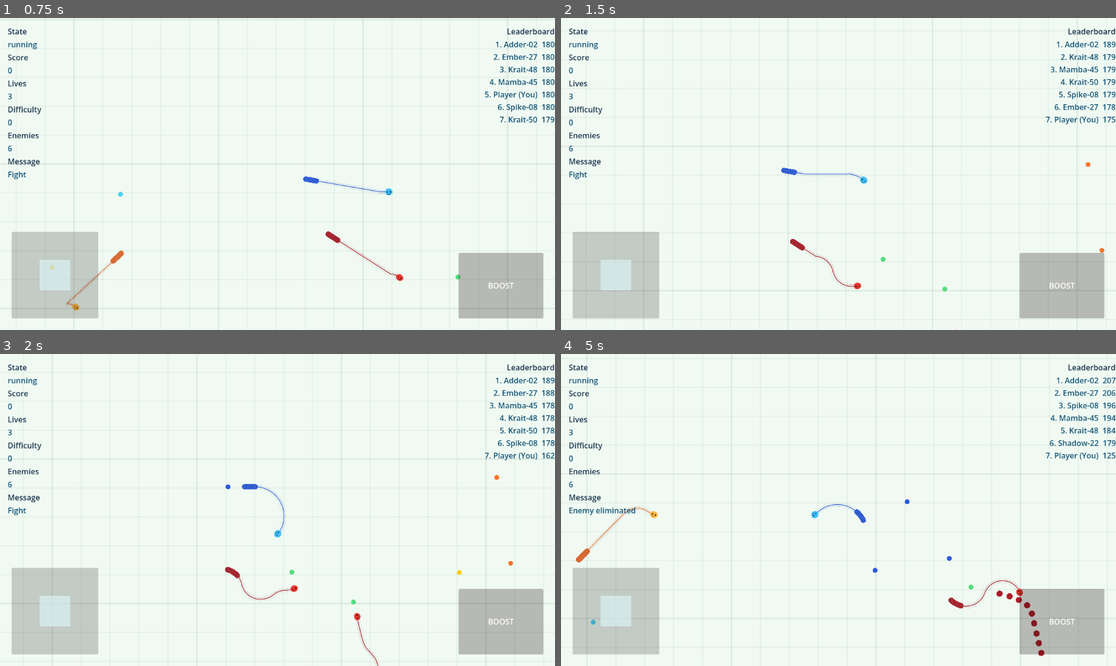
Above: before the commit, frames 1-4 (two rows, left to right).
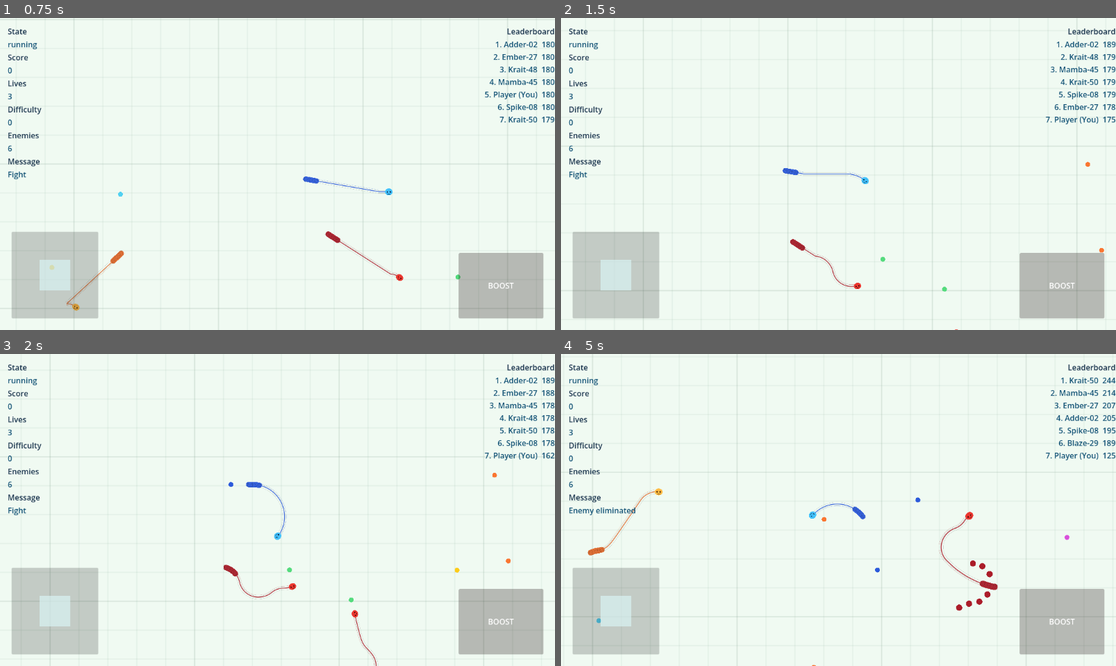
Above: after the commit, the same moments.

Repository: Jlu-waterbrother/snake_combat
Game: Godot game, scene res://scenes/main/main.tscn
Same seed, same stepped clock (60 frames per second), same inputs: the game is played once before the commit and once after it.
Inputs (mouse positions are in pixels of both pictures, inside the frame that each line leads up to):
- Up to frame 1 (0.75 s): click "Start Match" at 0.5 s
- Up to frame 2 (1.5 s): tap Enter at 1.25 s; move the mouse to (960, 158) at 1.27 s; hold D (turn_right) from 1.28 s (still down); hold Shift (boost) from 1.28 s (still down); click (960, 158) at 1.42 s
- Up to frame 3 (2 s): keep holding D (turn_right); keep holding Shift (boost)
- Up to frame 4 (5 s): release D (turn_right) at 2 s; release Shift (boost) at 2 s; drag from (727, 525) to (916, 616) at 2.02 s; move the mouse to (894, 441) at 2.77 s; hold D (turn_right) 2.78-3.5 s; hold Shift (boost) 2.78-3.5 s; drag from (810, 572) to (821, 494) at 3.52 s; move the mouse to (1005, 556) at 4.27 s; hold A (turn_left) from 4.28 s (still down); hold Shift (boost) from 4.28 s (still down)

Frame 1 is identical in both runs. In frame 2, 0.1% of the frame differs, in the area x 39-98%, y 46-100%; in frame 3, 0.7%; in frame 4, 2.1%, in the area x 0-100%, y 0-100%.

Commit message:
蛇的长度与速度无关， 食物刷新机制修复

Diff:
--- a/resources/config/default_movement_config.tres
+++ b/resources/config/default_movement_config.tres
@@ -5,6 +5,6 @@
 [resource]
 script = ExtResource("1")
 base_speed = 123.75
-boost_speed = 191.25
+boost_speed = 210.0
 turn_rate_deg_per_second = 180.0
 segment_spacing = 10.0
--- a/scripts/config/movement_config.gd
+++ b/scripts/config/movement_config.gd
@@ -2,6 +2,6 @@
 class_name MovementConfig
 
 @export var base_speed: float = 123.75
-@export var boost_speed: float = 191.25
+@export var boost_speed: float = 210.0
 @export var turn_rate_deg_per_second: float = 180.0
 @export var segment_spacing: float = 10.0
--- a/scripts/managers/food_manager.gd
+++ b/scripts/managers/food_manager.gd
@@ -290,5 +290,5 @@
 	_inactive_food.append(food_node)
 	food_eaten.emit(snake_id, amount)
 
-	if respawn_on_consume:
+	if respawn_on_consume and (max_active_food_count <= 0 or _active_food.size() < max_active_food_count):
 		_spawn_food_at_position(_sample_spawn_point(), 1)
--- a/scripts/snake/player_snake.gd
+++ b/scripts/snake/player_snake.gd
@@ -11,7 +11,7 @@
 @export var movement_config: Resource
 @export var skin: Resource
 @export var default_base_speed: float = 123.75
-@export var default_boost_speed: float = 191.25
+@export var default_boost_speed: float = 210.0
 @export var boost_body_drain_per_second: float = 18.0
 @export var min_body_length_for_boost: float = 120.0
 @export var min_body_length: float = 80.0
@@ -97,9 +97,8 @@
 	var turn_rate_deg: float = _config_number("turn_rate_deg_per_second", default_turn_rate_deg_per_second)
 	_segment_spacing = max(_config_number("segment_spacing", default_segment_spacing), 1.0)
 
-	var growth_ratio: float = max(body_length / 180.0, 1.0)
-	var base_speed: float = base_speed_raw / (1.0 + (growth_ratio - 1.0) * 0.15)
-	var boost_speed: float = boost_speed_raw / (1.0 + (growth_ratio - 1.0) * 0.1)
+	var base_speed: float = base_speed_raw
+	var boost_speed: float = boost_speed_raw
 
 	var turn_input: float = _read_turn_input()
 	_heading = _heading.rotated(deg_to_rad(turn_rate_deg) * turn_input * delta).normalized()
